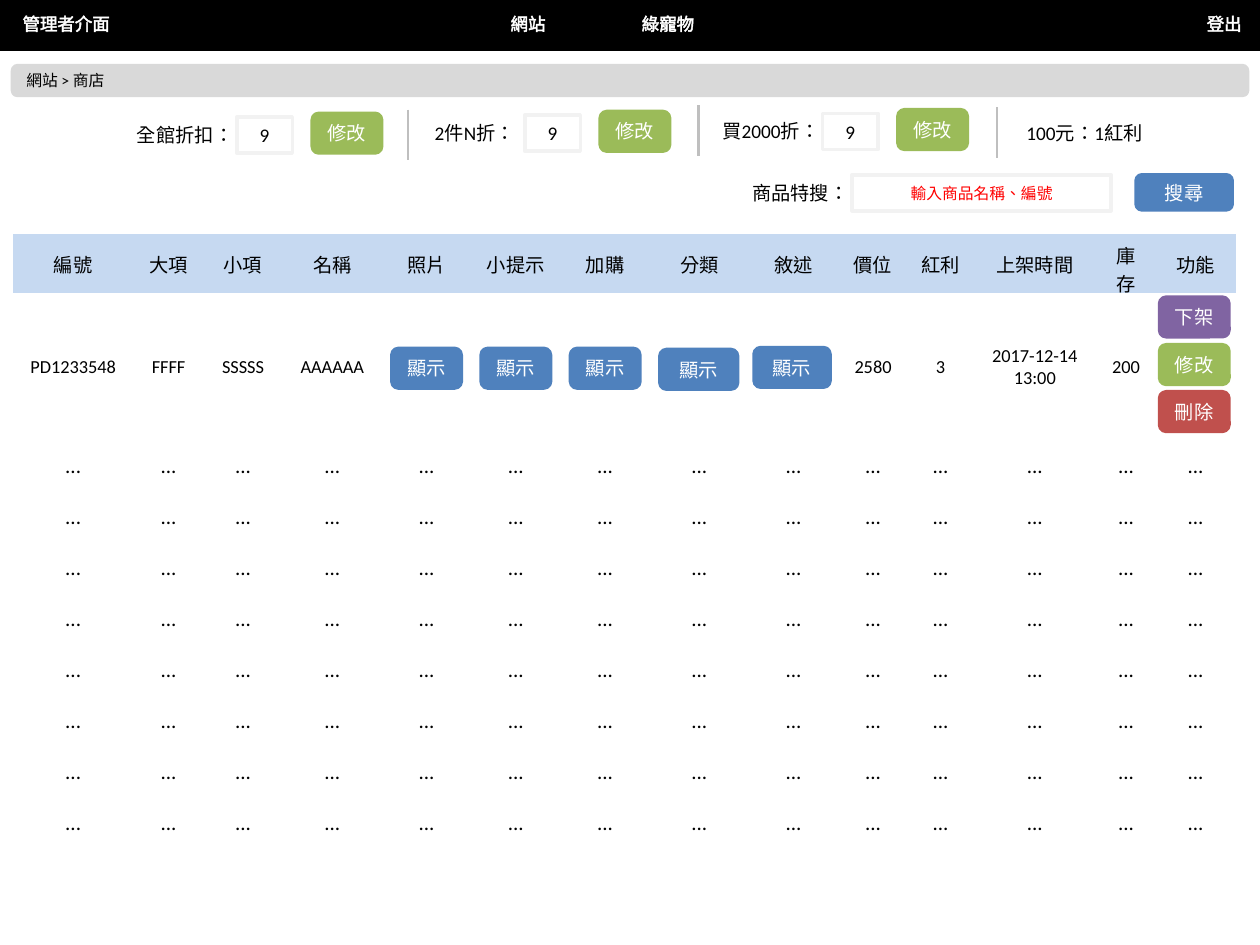
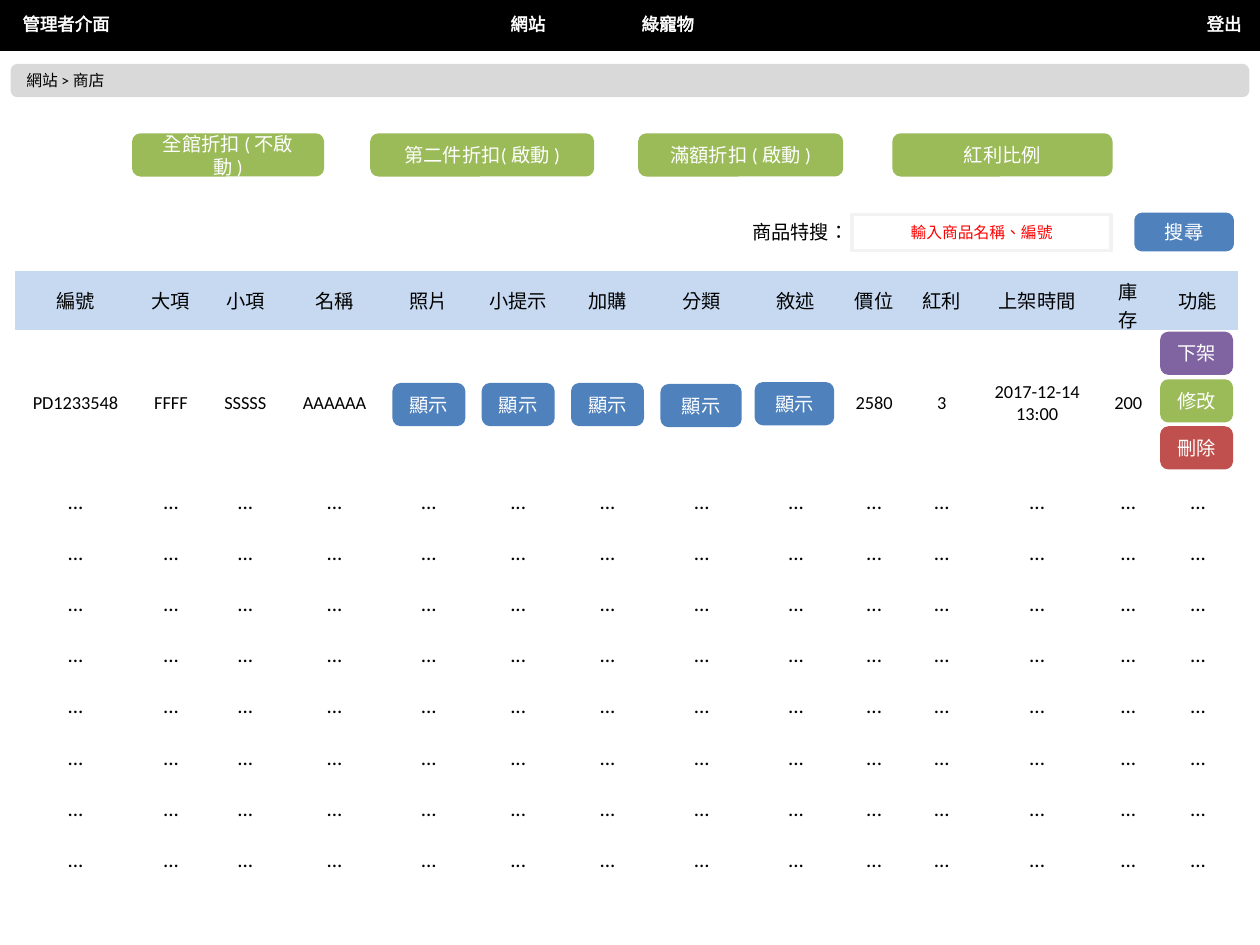
Before and after one commit to nexstar/XMind, a slide deck: slide 20 of 最終後台版型.pptx. Drawn at 1260x945 pixels with LibreOffice and Linux fonts; fonts in the diff are those of the drawing. Boxes give left, top, right and bottom in pixels: in the first picture for what was removed or moved away, otherwise in the second. Text is boxed around its words. In the diff, an @@ line names an element or a change of style, - is before the commit and + after.

```diff
--- a/最終後台版型.pptx
+++ b/最終後台版型.pptx
@@ rectangle removed at [237, 117, 292, 154] @@
-9
@@ rounded rectangle removed at [312, 113, 382, 152] @@
-修改
@@ line removed from (408, 110) to (408, 160) @@
@@ rectangle removed at [525, 115, 581, 151] @@
-9
@@ rounded rectangle removed at [600, 112, 669, 151] @@
-修改
@@ line removed from (699, 106) to (699, 156) @@
@@ rectangle removed at [823, 113, 878, 150] @@
-9
@@ rounded rectangle removed at [898, 110, 968, 149] @@
-修改
@@ line removed from (997, 107) to (997, 158) @@
@@ rounded rectangle "全館折扣 ( 不啟動 )": place and size @@
-rounded rectangle "全館折扣 ( 不啟動 )" at [137, 126, 233, 144]
+rounded rectangle "全館折扣 ( 不啟動 )" at [134, 135, 323, 174]
@@ rounded rectangle "全館折扣 ( 不啟動 )" at [134, 135, 323, 174]: vertical alignment top to middle; fill none to #9BBB59; outline none to #9BBB59 2 pt @@
@@ text in rounded rectangle at [163, 131, 294, 180]: text changed; text colour #000000 to #FFFFFF @@
-全館折扣：
+全館折扣 ( 不啟動 )
@@ rounded rectangle added at [372, 135, 592, 174], fill #9BBB59, outline #9BBB59 2 pt, 11 pt, text #FFFFFF @@
+第二件折扣( 啟動 )
@@ text removed at [435, 124, 515, 142] @@
-2件N折：
@@ rounded rectangle added at [640, 135, 842, 174], fill #9BBB59, outline #9BBB59 2 pt, 11 pt, text #FFFFFF @@
+滿額折扣 ( 啟動 )
@@ text removed at [722, 122, 819, 140] @@
-買2000折：
@@ rounded rectangle added at [895, 135, 1111, 174], fill #9BBB59, outline #9BBB59 2 pt, 11 pt, text #FFFFFF @@
+紅利比例
@@ text removed at [1026, 124, 1142, 142] @@
-100元：1紅利
@@ 1 text, 1 rectangle, 1 rounded rectangle: place and size @@
-1 text, 1 rectangle, 1 rounded rectangle at [752, 175, 1232, 212]
+1 text, 1 rectangle, 1 rounded rectangle at [752, 214, 1232, 251]
@@ 5 rounded rectangles: place and size @@
-5 rounded rectangles at [481, 297, 1228, 431]
+5 rounded rectangles at [484, 334, 1231, 467]
@@ 3 rounded rectangles, 1 table: place and size @@
-3 rounded rectangles, 1 table at [13, 234, 1235, 849]
+3 rounded rectangles, 1 table at [15, 271, 1237, 886]
```
Also in this commit, not shown: 4 slides added, 16 other files.
